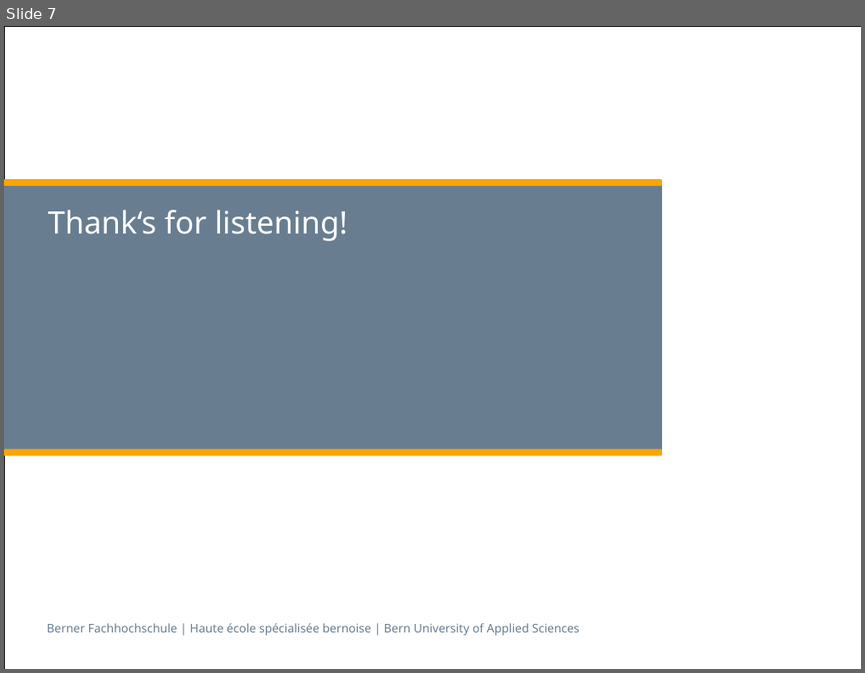
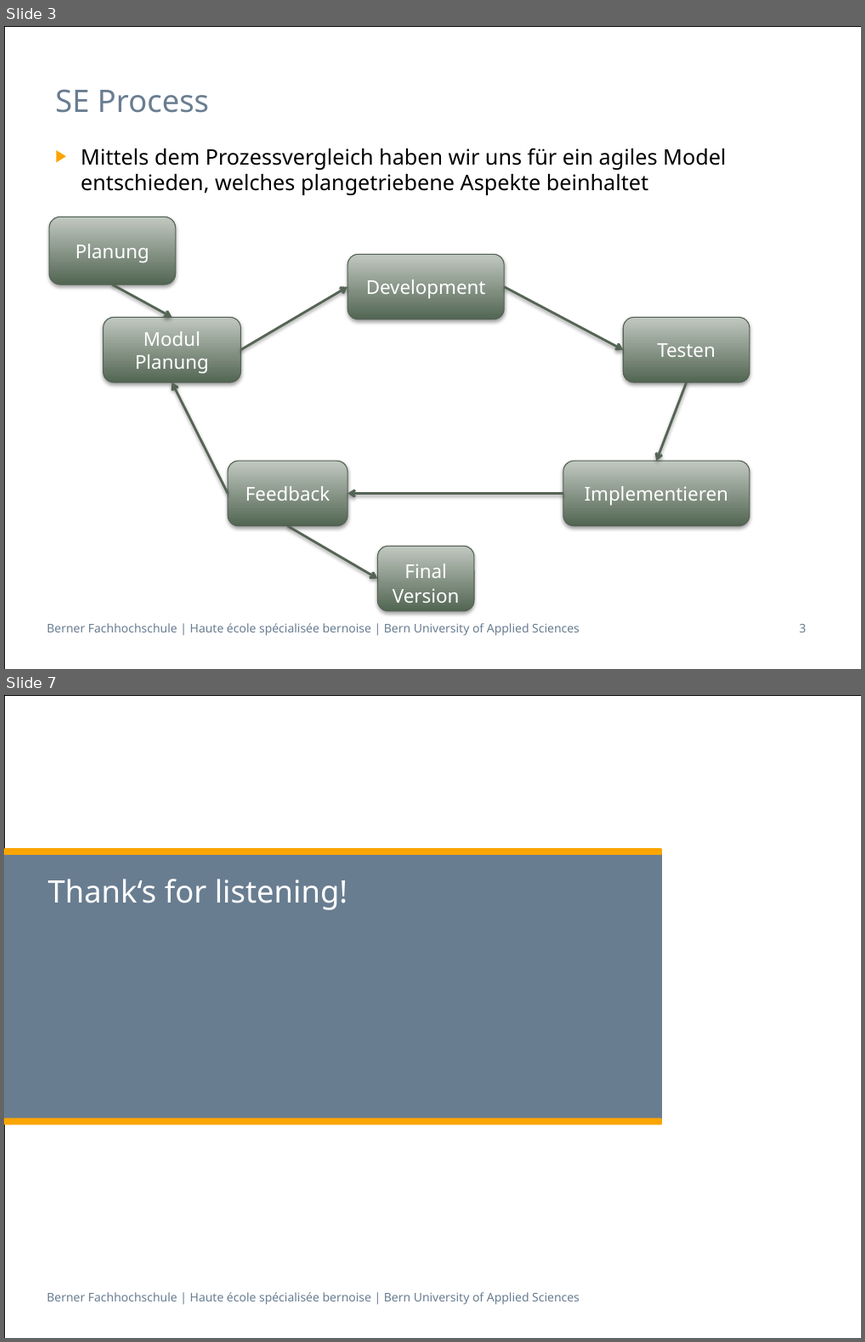
Before and after one commit to zyssm4/ch.bfh.btx8081.w2015.red, a slide deck: doc/Task02/Task02.pptx. Shown one above the other, each under a label of ours: slide 7 before the commit, slides 3 and 7 after it; the slides between them are not shown. The pictures are 865x673 and 865x1342 pixels, drawn with LibreOffice and Linux fonts; fonts in the diff are those of the drawing. Boxes give left, top, right and bottom in pixels: in the first picture for what was removed or moved away, otherwise in the second. Text is boxed around its words. In the diff, an @@ line names an element or a change of style, - is before the commit and + after.

```diff
--- a/doc/Task02/Task02.pptx
+++ b/doc/Task02/Task02.pptx
@@ slide 3 added at [4,26,861,669], background #FFFFFF; not listed: 2 template elements that a slide beside it also shows @@
@@ title added at [55,89,209,113], 26 pt, text #697D91 @@
+SE Process
@@ text added at [80,148,726,195], 18 pt, text #000000 @@
+▶ Mittels dem Prozessvergleich haben wir uns für ein agiles Model entschieden, welches plangetriebene Aspekte beinhaltet
@@ rounded rectangle added at [49,217,177,284], fill gradient #536653 to #C0C9C0, outline #536253 0.75 pt, 16 pt, text #FFFFFF @@
+Planung
@@ rounded rectangle added at [347,254,505,319], fill gradient #536653 to #C0C9C0, outline #536253 0.75 pt, 16 pt, text #FFFFFF @@
+Development
@@ arrow added from (112, 284) to (172, 318), #556455 2 pt @@
@@ arrow added from (240, 350) to (347, 286), #556455 2 pt @@
@@ arrow added from (505, 286) to (623, 350), #556455 2 pt @@
@@ rounded rectangle added at [103,318,241,382], fill gradient #536653 to #C0C9C0, outline #536253 0.75 pt, 16 pt, text #FFFFFF @@
+Modul
+Planung
@@ rounded rectangle added at [623,318,749,382], fill gradient #536653 to #C0C9C0, outline #536253 0.75 pt, 16 pt, text #FFFFFF @@
+Testen
@@ arrow added from (228, 493) to (172, 382), #556455 2 pt @@
@@ arrow added from (686, 382) to (656, 460), #556455 2 pt @@
@@ rounded rectangle added at [228,460,347,526], fill gradient #536653 to #C0C9C0, outline #536253 0.75 pt, 16 pt, text #FFFFFF @@
+Feedback
@@ rounded rectangle added at [563,460,749,526], fill gradient #536653 to #C0C9C0, outline #536253 0.75 pt, 16 pt, text #FFFFFF @@
+Implementieren
@@ arrow added from (563, 493) to (347, 493), #556455 2 pt @@
@@ arrow added from (288, 526) to (377, 578), #556455 2 pt @@
@@ rounded rectangle added at [377,545,474,610], fill gradient #536653 to #C0C9C0, outline #536253 0.75 pt, 16 pt, text #FFFFFF @@
+Final Version
@@ page number added at [799,624,806,632], 10 pt, text #697D91 @@
+3
```
Also in this commit, not shown: 1 slide changed, 2 other slides added, 3 slides removed, 1 other file.
